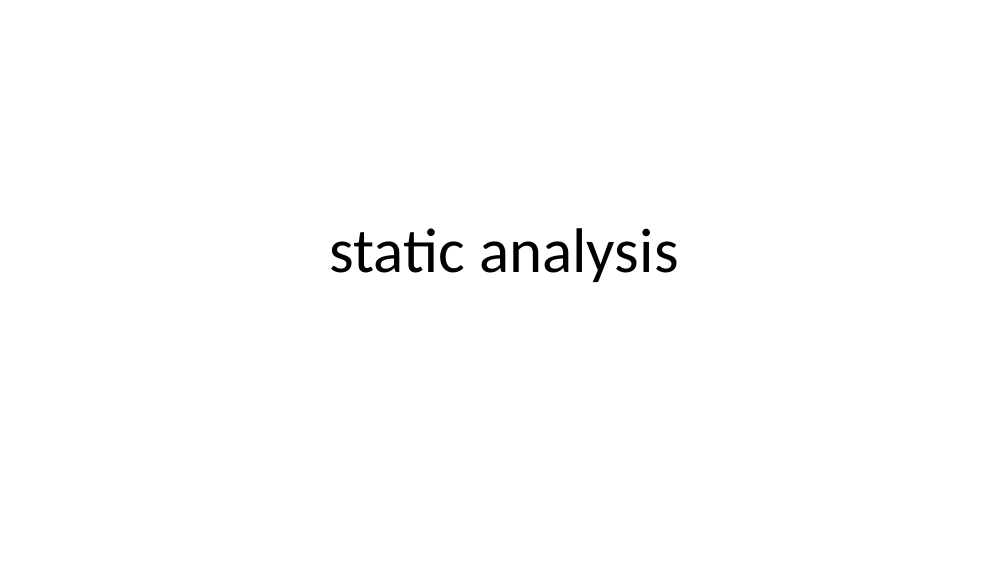
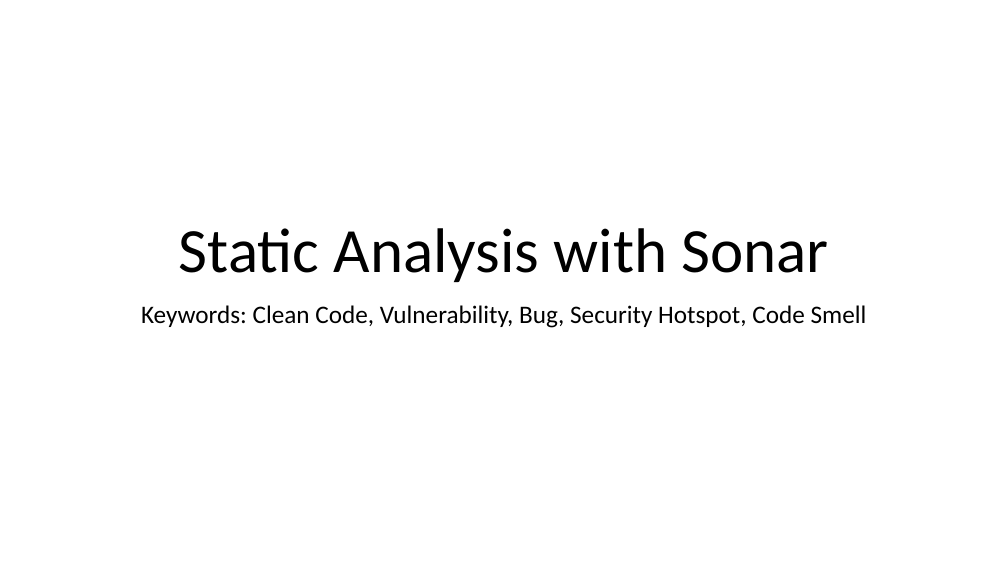
Before and after one commit to crcaguilerapo/static-analysis, a slide deck: slide 1 of static analysis.pptx. Drawn at 1008x567 pixels with LibreOffice and Linux fonts; fonts in the diff are those of the drawing. Boxes give left, top, right and bottom in pixels: in the first picture for what was removed or moved away, otherwise in the second. Text is boxed around its words. In the diff, an @@ line names an element or a change of style, - is before the commit and + after.

```diff
--- a/static analysis.pptx
+++ b/static analysis.pptx
@@ title at (179,228,828,282): text changed @@
-static analysis
+Static Analysis with Sonar
@@ subtitle added at (141,305,867,328), 24 pt, text #000000 @@
+Keywords: Clean Code, Vulnerability, Bug, Security Hotspot, Code Smell
```
Also in this commit, not shown: 6 slides added, 1 slide removed, 8 other files.
